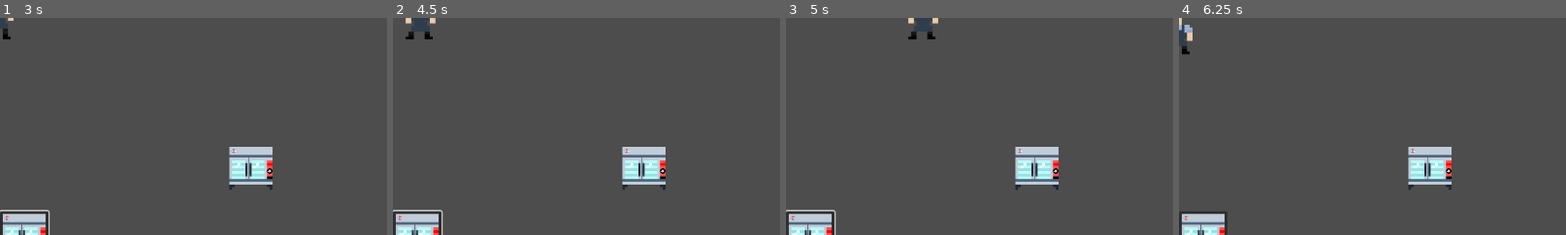
Above: before the commit, frames 1-4 (left to right).
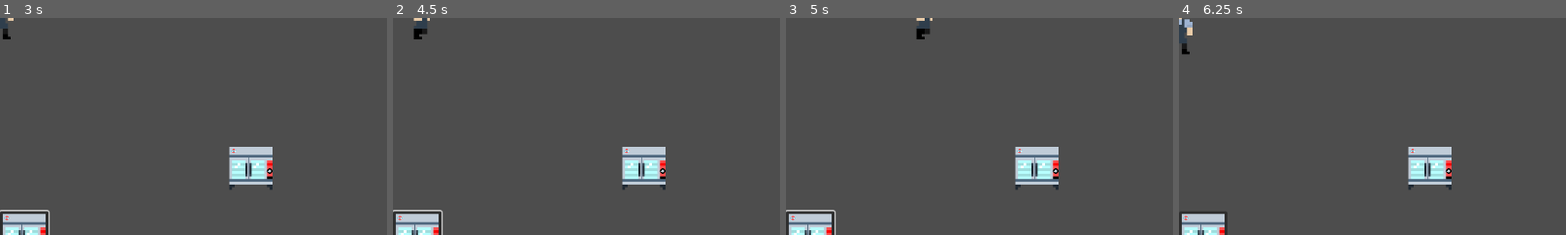
Above: after the commit, the same moments.

Repository: JustinDodemaide/Roads
Game: Godot game, scene res://World/World.tscn
The game is run twice, just before and just after one commit, with the same random seed, the same clock (stepped at 60 frames per second) and the same inputs.
Inputs (mouse positions are % of the whole screen's width and height, from its top left):
- Up to frame 1 (3 s): click (3, 50) at 0.5 s; click (3, 50) at 1.25 s; click (3, 50) at 2 s; tap Enter at 2.75 s; move the mouse to (72, 45) at 2.77 s; hold 1 (1) from 2.78 s (still down)
- Up to frame 2 (4.5 s): tap A (A) at 3.05, 3.6 s; tap Space at 3.5 s; move the mouse to (30, 55) at 3.52 s; release 1 (1) at 3.53 s; tap D (D) at 3.8 s; tap Enter at 4.25 s; move the mouse to (60, 28) at 4.27 s; hold D (D) from 4.28 s (still down)
- Up to frame 3 (5 s): keep holding D (D); click (60, 28) at 4.55 s
- Up to frame 4 (6.25 s): move the mouse to (45, 70) at 5.02 s; release D (D) at 5.03 s; click (45, 70) at 5.1 s; tap M (M) at 5.3 s; tap Space at 5.75 s; move the mouse to (80, 65) at 5.77 s; hold M (M) from 5.78 s (still down); tap S (S) at 6.05 s
The pictures show only the part of the screen within x 0-50%, y 0-50%; the shares and areas given below are measured in that part.

Frame 1 is identical in both runs. In frame 2, 0.4% of the frame differs, in the area x 3-12%, y 0-10%; in frame 3, 0.4%; in frame 4, 0.2%.
Error before the commit: Invalid access to property or key 'WorldObject' on a base object of type 'Dictionary'. (res://Level/Level.gd:13)

Commit message:
Level object blueprints, basic items, basic player inventory

Diff:
--- a/Blueprint.gd
+++ b/Blueprint.gd
@@ -2,12 +2,15 @@
 
 var object_scene:PackedScene
 var object_name:String
+var required_components:Dictionary
 
 func init(level_object:PackedScene) -> void:
 	object_scene = level_object
 	var temp = level_object.instantiate()
 	object_name = temp._name()
 	$Outline.sprite_frames = temp.get_node("AnimatedSprite2D").sprite_frames
+	required_components = temp.components()
+	$Area2D/CollisionShape2D.shape = temp.get_collision_shape()
 	temp.queue_free()
 
 func _name() -> String:
@@ -17,7 +20,23 @@
 	return load("res://World/WorldObjects/Options/outline_dashboard_black_24dp.png")
 
 func is_interaction_valid(interactor) -> bool:
+	for item in required_components:
+		if interactor.held_item.item.item_name() == item:
+			return true
 	return false
 
 func interact(interactor) -> void:
-	pass
+	var held = interactor.held_item
+	var item = held.item_name()
+	var num:int = held.quantity
+	required_components[item] -= num
+	if required_components[item] <= 0:
+		required_components.erase(item)
+	if required_components.is_empty():
+		create()
+
+func create() -> void:
+	var new = object_scene.instantiate()
+	new.position = $Outline.global_position
+	Global.level.add_level_object(new)
+	queue_free()
--- /dev/null
+++ b/Items/Item.gd
@@ -0,0 +1,4 @@
+class_name Item
+
+func item_name() -> String:
+	return "Item"
--- /dev/null
+++ b/Items/ItemStack.gd
@@ -0,0 +1,11 @@
+class_name ItemStack
+
+var item:Item
+var quantity:int
+
+func _init(_item:Item, _quantity:int = 1):
+	item = _item
+	quantity = _quantity
+
+func item_name() -> String:
+	return item.item_name()
--- /dev/null
+++ b/Items/Waffle/Item_Waffle.gd
@@ -0,0 +1,4 @@
+extends Item
+
+func item_name() -> String:
+	return "Waffle"
--- a/Level/Level.gd
+++ b/Level/Level.gd
@@ -7,7 +7,11 @@
 # NPCs
 # Placing objects
 # Placing tiles
-# Refactor for multiplayer
+# Refactor for multiplayer:
+#	Each player needs a UI, PlayerCharacter, cursor
+#	Probably want to figure out how multiplayer works before you overthrow
+#	this entire project for it? Moron
+# Inventory
 
 func enter(_msg:Dictionary = {})->void:
 	world_object = _msg["WorldObject"]
@@ -15,6 +19,8 @@
 		world_object.generate_level()
 	Global.level = self
 	load_level(world_object.level_id)
+	$PlayerCharacter.held_item = ItemStack.new(load("res://Items/Waffle/Item_Waffle.gd").new())
+	# $PlayerCharacter.add_item(ItemStack.new(load("res://Items/Waffle/Item_Waffle.gd").new()))
 
 func exit()->void:
 	pass
@@ -24,6 +30,14 @@
 
 func _process(_delta):
 	$Cursor.position = Global.world.tilemap.get_global_mouse_position()
+
+	var areas = $Cursor.get_overlapping_areas()
+	if not areas.is_empty() and $PlayerCharacter.position.distance_to($Cursor.position) < 250:
+		var parent = areas.front().get_parent()
+		if parent is LevelObject:
+			$Cursor/CursorLabel.text = parent._name()
+	else:
+		$Cursor/CursorLabel.text = ""
 
 func _input(event):
 	if event.is_action_pressed("LeftClick"):
@@ -45,7 +59,12 @@
 	world_object.launch_convoy(world_object.vehicles,Global.world.world_objects.back())
 
 func new_producer(producer:Producer):
-	pass
+	world_object.producers.append(producer)
+
+func add_level_object(object:LevelObject) -> void:
+	$LevelObjects.add_child(object)
+	for producer in object.producers():
+		new_producer(producer)
 
 func _on_button_pressed():
 	var placer = load("res://World/WorldObjects/BlueprintPlacer.tscn").instantiate()
--- a/Level/Level.tscn
+++ b/Level/Level.tscn
@@ -31,10 +31,18 @@
 layout_mode = 2
 icon = ExtResource("2_mnh7u")
 
+[node name="Inventory" type="HBoxContainer" parent="UI"]
+offset_right = 40.0
+offset_bottom = 40.0
+
 [node name="Cursor" type="Area2D" parent="."]
 
 [node name="CollisionShape2D" type="CollisionShape2D" parent="Cursor"]
 shape = SubResource("RectangleShape2D_o7rk8")
+
+[node name="CursorLabel" type="Label" parent="Cursor"]
+offset_right = 40.0
+offset_bottom = 23.0
 
 [node name="PlayerCharacter" parent="." instance=ExtResource("2_rj1kf")]
 
@@ -44,7 +52,9 @@
 position = Vector2(506, 311)
 shape = SubResource("RectangleShape2D_217au")
 
-[node name="LO_Test" parent="." instance=ExtResource("4_qrf8s")]
+[node name="LevelObjects" type="Node" parent="."]
+
+[node name="LO_Test" parent="LevelObjects" instance=ExtResource("4_qrf8s")]
 position = Vector2(373, 224)
 
 [connection signal="pressed" from="UI/VBoxContainer/Button" to="." method="_on_button_pressed"]
--- /dev/null
+++ b/Level/LevelObjects/LO_DroppedItem/LO_DroppedItem.tscn
@@ -0,0 +1,31 @@
+[gd_scene load_steps=5 format=3 uid="uid://b10g8de4fkbvg"]
+
+[ext_resource type="Script" path="res://Level/LevelObjects/LO_Test/LO_Test.gd" id="1_bt1lm"]
+[ext_resource type="Texture2D" uid="uid://blhiy0e4cpggk" path="res://Level/test/oven1.png" id="2_q7pb2"]
+
+[sub_resource type="SpriteFrames" id="SpriteFrames_xtwcq"]
+animations = [{
+"frames": [{
+"duration": 1.0,
+"texture": ExtResource("2_q7pb2")
+}],
+"loop": true,
+"name": &"default",
+"speed": 5.0
+}]
+
+[sub_resource type="RectangleShape2D" id="RectangleShape2D_noj8k"]
+size = Vector2(64, 64)
+
+[node name="LO_DroppedItem" type="Node2D"]
+script = ExtResource("1_bt1lm")
+
+[node name="AnimatedSprite2D" type="AnimatedSprite2D" parent="."]
+sprite_frames = SubResource("SpriteFrames_xtwcq")
+
+[node name="Area2D" type="Area2D" parent="."]
+
+[node name="CollisionShape2D" type="CollisionShape2D" parent="Area2D"]
+shape = SubResource("RectangleShape2D_noj8k")
+
+[connection signal="area_entered" from="Area2D" to="." method="_on_area_2d_area_entered"]
--- a/Level/LevelObjects/LO_Test/LO_Test.gd
+++ b/Level/LevelObjects/LO_Test/LO_Test.gd
@@ -10,6 +10,16 @@
 	return true
 
 func interact(interactor) -> void:
-	var world_object = Global.level.world_object
-	var v:Array[Vehicle]
-	world_object.launch_convoy(world_object.vehicles,Global.world.world_objects.back())
+	pass
+
+func _on_area_2d_area_entered(area):
+	if area.get_parent() is PlayerCharacter:
+		pass
+
+func components() -> Dictionary:
+	#{item: amount}
+	return {"Waffle": 1}
+
+func producers() -> Array[Producer]:
+	var rate = ItemRate.new("Waffle",1)
+	return [Producer.new([rate])]
--- a/Level/LevelObjects/LevelObject.gd
+++ b/Level/LevelObjects/LevelObject.gd
@@ -8,7 +8,19 @@
 	return load("res://World/WorldObjects/Options/outline_dashboard_black_24dp.png")
 
 func is_interaction_valid(interactor) -> bool:
+	print(_name(), " clicked on")
 	return false
 
 func interact(interactor) -> void:
+	print(_name(), " interacted with")
 	pass
+
+func components() -> Dictionary:
+	#{item: amount}
+	return {}
+
+func get_collision_shape() -> Shape2D:
+	return $Area2D/CollisionShape2D.shape
+
+func producers() -> Array[Producer]:
+	return []
--- a/Level/PlayerCharacter/PlayerCharacter.gd
+++ b/Level/PlayerCharacter/PlayerCharacter.gd
@@ -2,6 +2,9 @@
 class_name PlayerCharacter
 
 @export var speed:int = 325
+
+var inventory:Array[ItemStack]
+var held_item:ItemStack
 
 func get_input():
 	velocity = Vector2()
@@ -20,11 +23,19 @@
 func _physics_process(_delta):
 	get_input()
 	if velocity == Vector2.ZERO:
-		#$AnimatedSprite2D.play("idle")
+		$AnimatedSprite2D.play("idle")
 		pass
 	else:
 		move_and_slide()
-		#$AnimatedSprite2D.play("move")
+		$AnimatedSprite2D.play("move")
+
+func _process(_delta):
+	$Label.text = ""
+	for i in inventory:
+		$Label.text += i.item.item_name() + "\n"
 
 func _input(event):
 	pass
+
+func add_item(item_stack:ItemStack) -> void:
+	inventory.append(item_stack)
--- a/Level/PlayerCharacter/PlayerCharacter.tscn
+++ b/Level/PlayerCharacter/PlayerCharacter.tscn
@@ -144,3 +144,16 @@
 sprite_frames = SubResource("SpriteFrames_why5h")
 animation = &"move"
 autoplay = "idle"
+
+[node name="Label" type="Label" parent="."]
+anchors_preset = 8
+anchor_left = 0.5
+anchor_top = 0.5
+anchor_right = 0.5
+anchor_bottom = 0.5
+offset_left = -20.0
+offset_top = -11.5
+offset_right = 20.0
+offset_bottom = 11.5
+grow_horizontal = 2
+grow_vertical = 2
--- a/World/WorldObjects/BlueprintPlacer.gd
+++ b/World/WorldObjects/BlueprintPlacer.gd
@@ -36,5 +36,5 @@
 		var blueprint = load("res://World/WorldObjects/LO_Blueprint.tscn").instantiate()
 		blueprint.init(object_scene)
 		blueprint.position = position
-		Global.level.add_child(blueprint)
+		Global.level.add_level_object(blueprint)
 		queue_free()
--- a/World/WorldObjects/LO_Blueprint.tscn
+++ b/World/WorldObjects/LO_Blueprint.tscn
@@ -7,3 +7,7 @@
 
 [node name="Outline" type="AnimatedSprite2D" parent="."]
 modulate = Color(0.411765, 0.411765, 0.411765, 0.517647)
+
+[node name="Area2D" type="Area2D" parent="."]
+
+[node name="CollisionShape2D" type="CollisionShape2D" parent="Area2D"]
--- a/WorldMap/WorldMap.gd
+++ b/WorldMap/WorldMap.gd
@@ -29,7 +29,7 @@
 			#deselect()
 
 	if event.is_action_pressed("M"):
-		state_machine.transition_to("res://Level/Level.tscn")
+		state_machine.transition_to("res://Level/Level.tscn",  {"WorldObject": Global.world.world_objects.front()})
 
 func select(map_object:WorldMapObject) -> void:
 	selected_object = map_object
